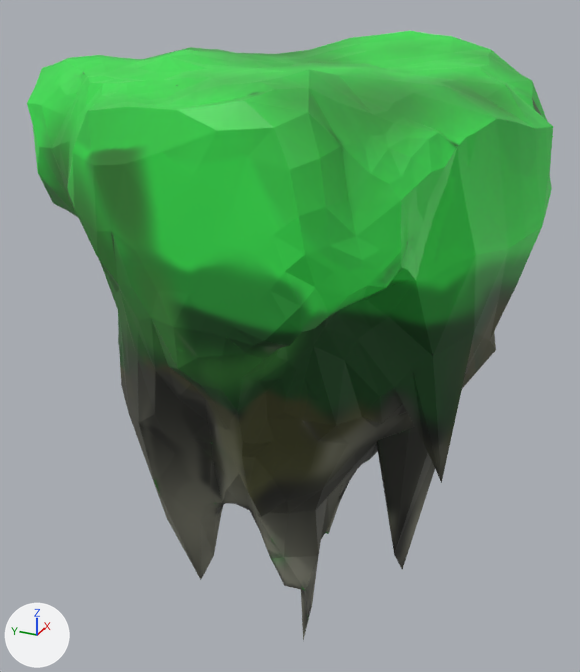
The Blender file ast/models/islands/island3.blend: old version first, new version second.
The view is the same before and after, from a camera (50 mm lens) standing at (-33.7, -14.4, 19.4) and looking at (3.3, 2.2, 0.9). The lights are fixed; the arrows at lower left show +X, +Y and +Z. The picture after the commit comes second.
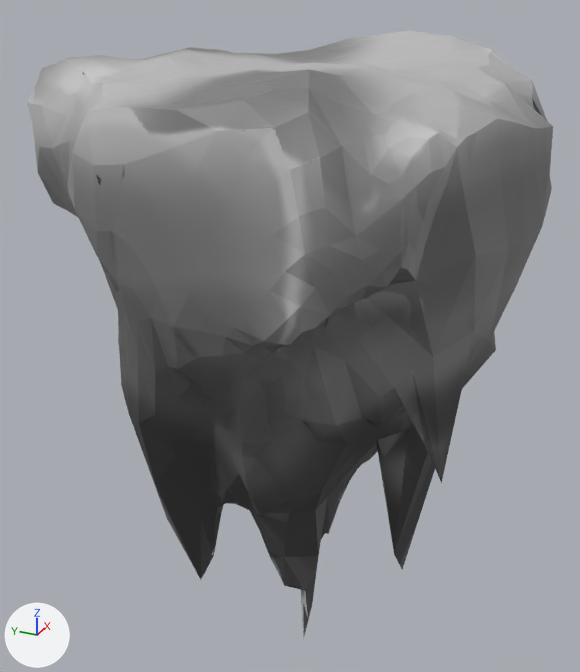
Boxes (x1, y1, x2, y2) around the edits, measured in the pictures (580 x 672 px):
'Icosphere', surface changed (green to grey)
    both: (27, 31, 553, 640)

Diff of the bpy script that builds the scene:
```diff
--- a/ast/models/islands/island3.blend.py
+++ b/ast/models/islands/island3.blend.py
@@ img_island3_snow @@
+img_island3_snow = load_image('island3_snow', 'textures/island3_snow.png', 1024, 1024, 'sRGB')
@@ mat_material_001 @@
 mat_material_001 = principled_material('Material.001')
-mat_material_001.texture = img_island3_redo
+mat_material_001.texture = img_island3_snow
```
